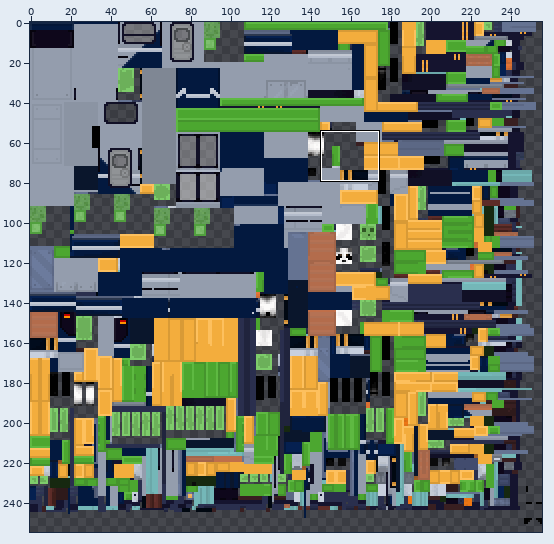
A sprite sheet gets an edit: textures/entity/lobby_logo.png. The picture above shows the old version from afar; the outline marks the close-up.
Close-up. Earlier state:
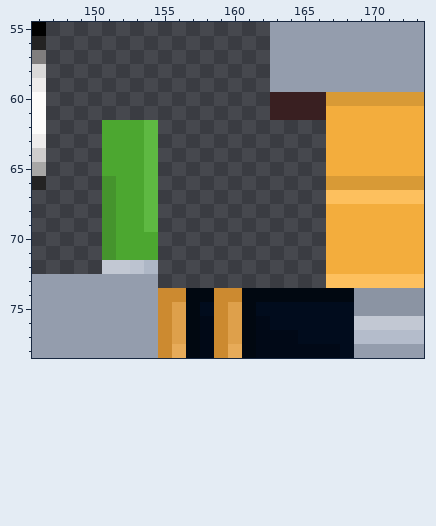
The file is 256x256 pixels. Colours within 5 levels of each other are drawn and written as one. Shown: x 146..173, y 55..78. The wide view leaves out empty margins.
New version:
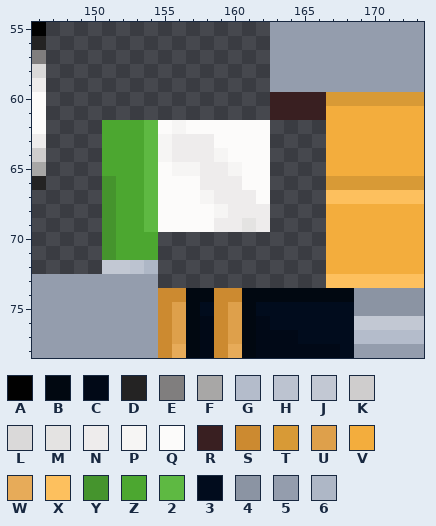
Palette (. is transparent): A #010101  B #010811  C #010917  D #242323  E #807e7e  F #a8a7a6  G #b4bccb  H #bcc3d0  J #c2c8d3  K #cfcdcd  L #dad9d9  M #e4e3e2  N #eeecec  P #f6f5f4  Q #fcfbfa  R #391f21  S #cc8a30  T #d89a36  U #dea04b  V #f3ad3d  W #e7ab59  X #fdc05e  Y #45942d  Z #4ca730  2 #5eb942  3 #010c1d  4 #8b94a3  5 #949dad  6 #aeb7c6
Author's note on the commit: SlimeUnity-Texturepack: fixxed lobby_logo
The exact change:
@@ x 153..164 @@
 61 ..........RR
-62 Z2..........
-63 Z2..........
-64 Z2..........
-65 Z2..........
-66 Z2..........
-67 Z2..........
-68 Z2..........
-69 Z2..........
+62 Z2QPQQQQQQ..
+63 Z2PNNNQQQQ..
+64 Z2PNNNPQQQ..
+65 Z2QPPNNPQQ..
+66 Z2QQQNNNQQ..
+67 Z2QQQPNNNQ..
+68 Z2QQQQPNNN..
+69 Z2QQQQNNMN..
 70 ZZ..........
Pixel boxes of the changes (left, top, right, bottom) in both close-ups:
added: (158, 120, 270, 232)
